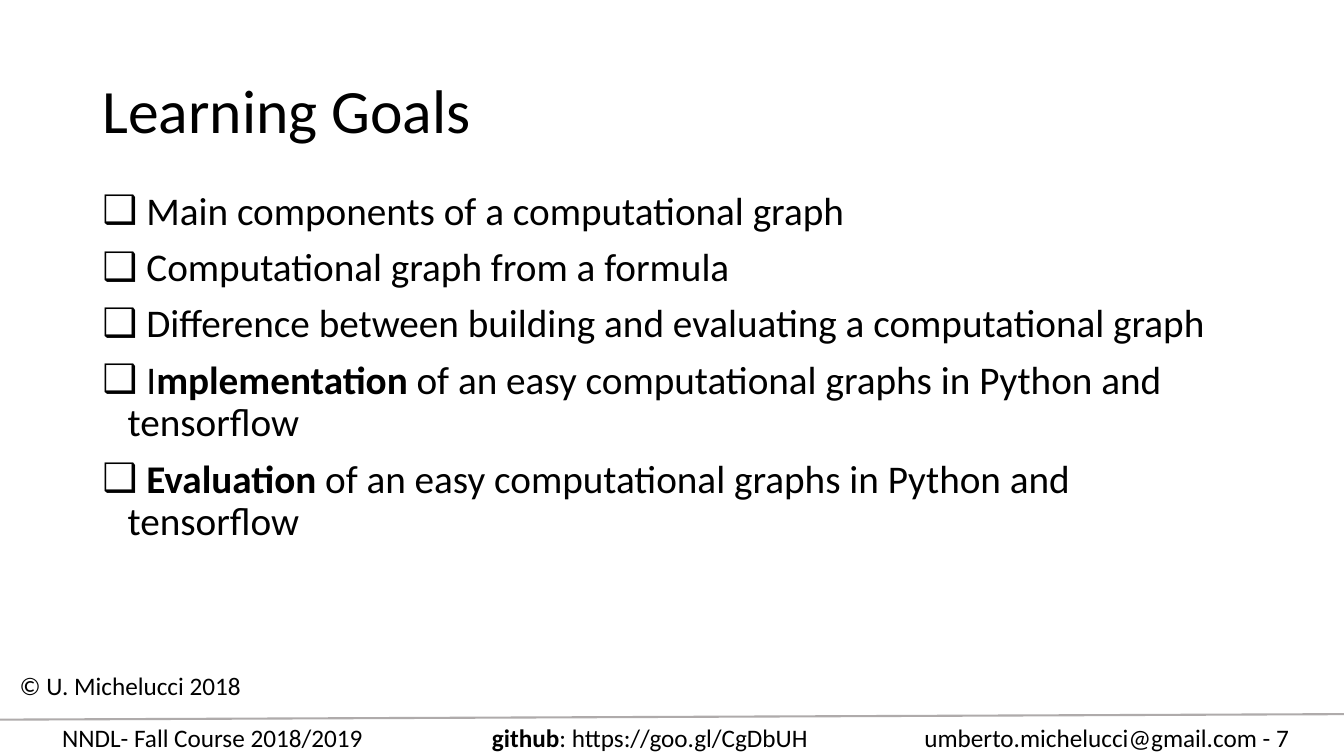
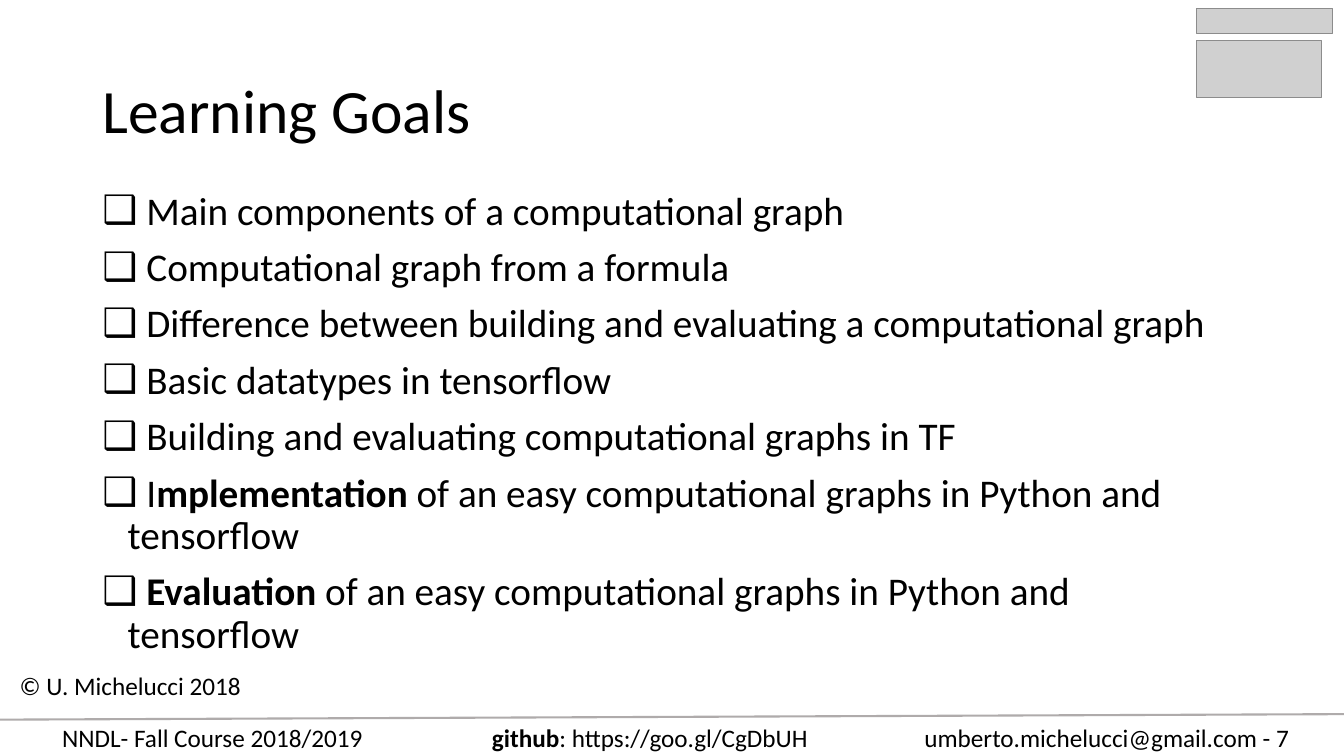
Before and after one commit to toelt-llc/COURSE-zhaw-dlcourse-spring2019, a slide deck: slide 7 of Learning_goals_overview.pptx. Drawn at 1344x756 pixels with LibreOffice and Linux fonts; fonts in the diff are those of the drawing; grey boxes stand for pictures. Boxes give left, top, right and bottom in pixels: in the first picture for what was removed or moved away, otherwise in the second. Text is boxed around its words. In the diff, an @@ line names an element or a change of style, - is before the commit and + after.

Commit message:
Updated a few learning goals.

```diff
--- a/Learning_goals_overview.pptx
+++ b/Learning_goals_overview.pptx
@@ picture added at (1197,8,1333,33) @@
@@ picture added at (1197,40,1321,97) @@
@@ text at (146,366,956,457): paragraphs added @@
+❑ Basic datatypes in tensorflow
+❑ Building and evaluating computational graphs in TF
```
Also in this commit, not shown: 18 other slides changed.
